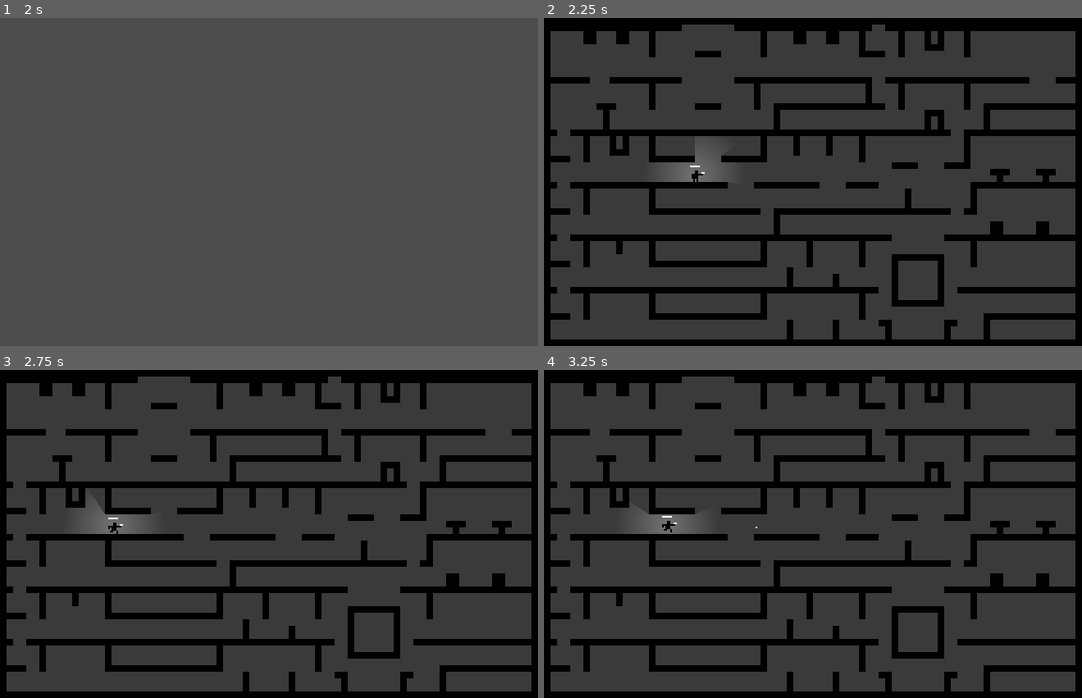
Above: before the commit, frames 1-4 (two rows, left to right).
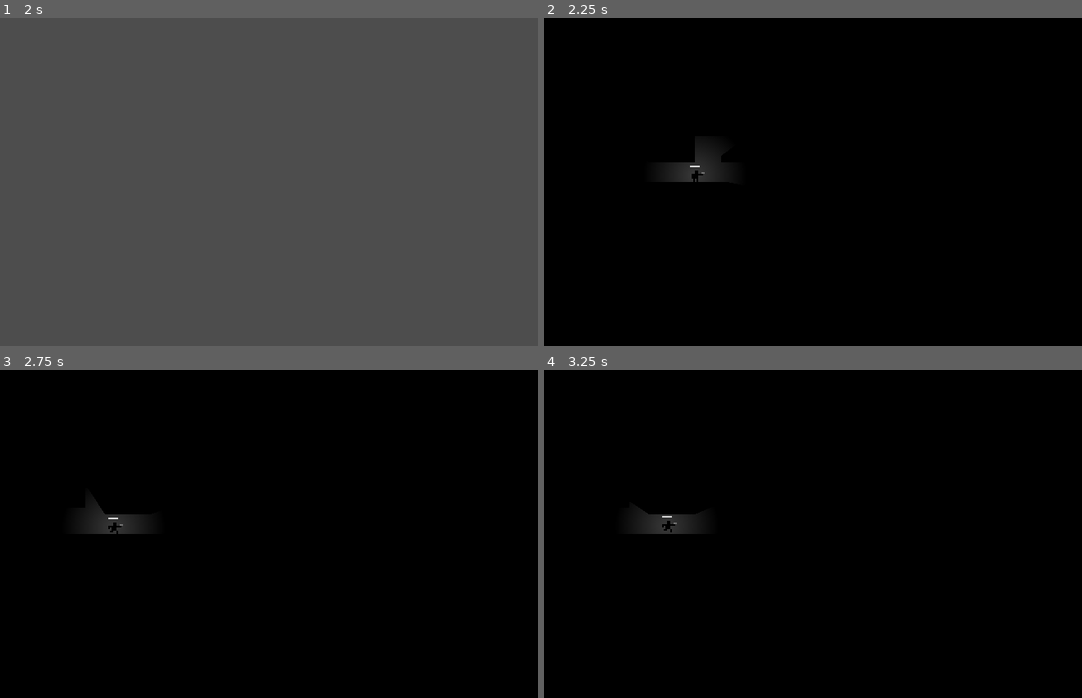
Above: after the commit, the same moments.

Repository: the-alex-g/goblin_guns
Game: Godot game, scene res://menus/join_menu.tscn
Two runs of this game, one before a commit and one after it. Both use one fixed random seed, a clock stepped at 60 frames per second and the inputs below.
Inputs (mouse positions are in pixels of both pictures, inside the frame that each line leads up to):
- Up to frame 1 (2 s): tap Enter at 0.5 s; move the mouse to (387, 165) at 0.52 s; press the mouse at (387, 165) at 0.53 s; hold D (right) from 0.53 s (still down); tap Space (jump) at 0.77, 1.25, 1.52 s; move the mouse to (161, 198) at 1.27 s; release the mouse at (161, 198) at 1.28 s; tap Shift (sneak) at 1.35 s
- Up to frame 2 (2.25 s): tap Enter at 2, 2.1 s; move the mouse to (866, 109) at 2.02 s; release D (right) at 2.03 s; hold A (left) from 2.03 s (still down)
- Up to frame 3 (2.75 s): keep holding A (left)
- Up to frame 4 (3.25 s): move the mouse to (786, 599) at 2.77 s; release A (left) at 2.78 s; hold D (right) from 2.78 s (still down); click (786, 599) at 2.85 s; tap Space (jump) at 3.02 s

Frame 1 is identical in both runs. In frame 2, 74% of the frame differs, in the area x 1-99%, y 2-98%; in frame 3, 74%; in frame 4, 74%.

Commit message:
Restart game after all but one player dies

Diff:
--- a/project/main/main.gd
+++ b/project/main/main.gd
@@ -3,13 +3,15 @@
 
 @export var apply_shadow := true
 
-var players : Array[int] = [0]
+var player_ids : Array[int] = [0]
 var _rooms : Array[Array] = []
 var _stairs : Array[Array] = []
 var _spawns : Array[Vector2i] = []
 var _decorations : Array[Array] = []
 var _decor_groups := {}
 var _decor_group_index := 0
+var _players : Array[Player] = []
+var _dead_players := 0
 
 @onready var _player_container := $PlayerContainer
 @onready var _darkness_layer := $CanvasModulate
@@ -22,11 +24,30 @@
 	_load_features_from_dir("stairs", _stairs)
 	_load_features_from_dir("decorations", _decorations, 3)
 	_build_complex()
-	for id in players:
+	for id in player_ids:
 		var player := preload("res://player/player.tscn").instantiate()
 		player.id = id
 		player.position = _spawns.pick_random() * 8
 		_player_container.add_child(player)
+		player.died.connect(_on_player_died)
+		_players.append(player)
+
+
+func _restart_game() -> void:
+	_dead_players = 0
+	_spawns.clear()
+	_decor_groups.clear()
+	_decor_group_index = 0
+	_build_complex()
+	for player in _players:
+		player.respawn(_spawns.pick_random() * 8)
+
+
+func _on_player_died() -> void:
+	_dead_players += 1
+	if _dead_players == _players.size() - 1:
+		await get_tree().create_timer(3.0).timeout
+		_restart_game()
 
 
 func _load_features_from_dir(dirname: String, destination: Array[Array], size := 16) -> void:
--- a/project/main/main.tscn
+++ b/project/main/main.tscn
@@ -21,7 +21,6 @@
 
 [node name="Main" type="Node2D" unique_id=1247647158]
 script = ExtResource("1_xwkvk")
-apply_shadow = false
 
 [node name="ColorRect" type="ColorRect" parent="." unique_id=2040054560]
 offset_left = -16.0
--- a/project/menus/join_menu.gd
+++ b/project/menus/join_menu.gd
@@ -40,5 +40,5 @@
 func _start_game() -> void:
 	var game := preload("res://main/main.tscn").instantiate()
 	if _joined_players.size() > 0:
-		game.players = _joined_players
+		game.player_ids = _joined_players
 	get_tree().change_scene_to_node(game)
--- a/project/player/player.gd
+++ b/project/player/player.gd
@@ -1,5 +1,7 @@
 class_name Player
 extends CharacterBody2D
+
+signal died
 
 const GRAVITY := 480.0
 const ANIM_NAMES : PackedStringArray = ["level", "slant_up", "up", "slant_up", "level", "slant_down", "down", "slant_down", "level"]
@@ -25,7 +27,7 @@
 var _health := 6 :
 	set(value):
 		if value <= 0:
-			queue_free()
+			_die()
 		_health = clampi(value, 0, 6)
 		_healthbar.set_instance_shader_parameter("percent", value / 6.0)
 var _special_animation_playing := false
@@ -34,7 +36,8 @@
 
 @onready var _sprite := $AnimatedSprite2D
 @onready var _healthbar := $HealthBar
-@onready var _light := $PointLight2D
+@onready var _light : PointLight2D = $PointLight2D
+@onready var _collision_shape : CollisionShape2D = $CollisionShape2D
 
 func _physics_process(delta:float)->void:
 	if not is_on_floor() or velocity.y > 0.0:
@@ -51,6 +54,25 @@
 		_play_shoot_animation()
 
 	move_and_slide()
+
+
+func _die() -> void:
+	if not disabled:
+		disabled = true
+		_light.enabled = false
+		_collision_shape.set_deferred("disabled", true)
+		hide()
+		died.emit()
+
+
+func respawn(pos: Vector2) -> void:
+	print("player %d respawning at %v" % [id, pos])
+	_health = 6
+	disabled = false
+	_light.enabled = true
+	global_position = pos
+	_collision_shape.disabled = false
+	show()
 
 
 func _get_movement_axis() -> float:
